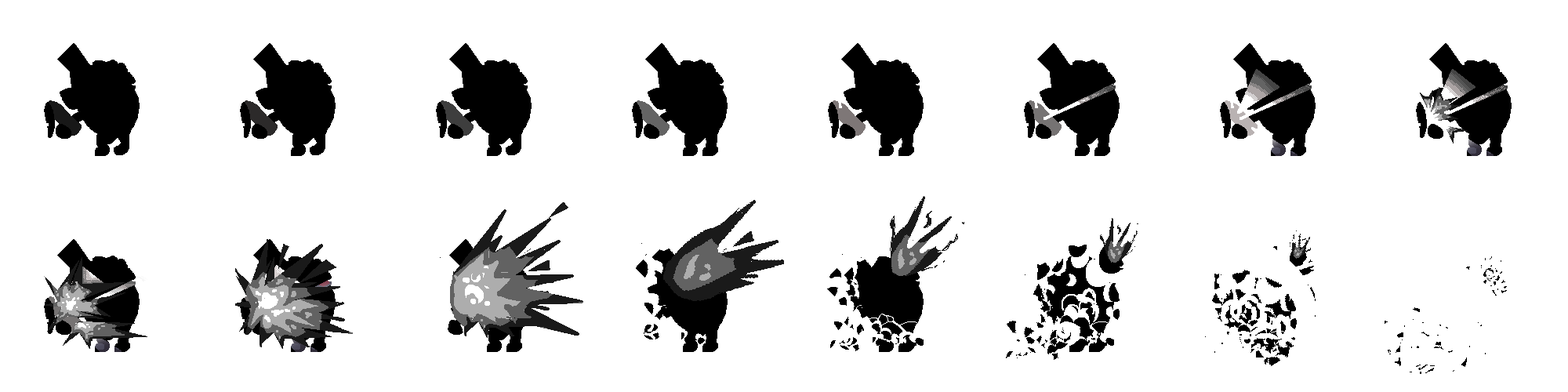
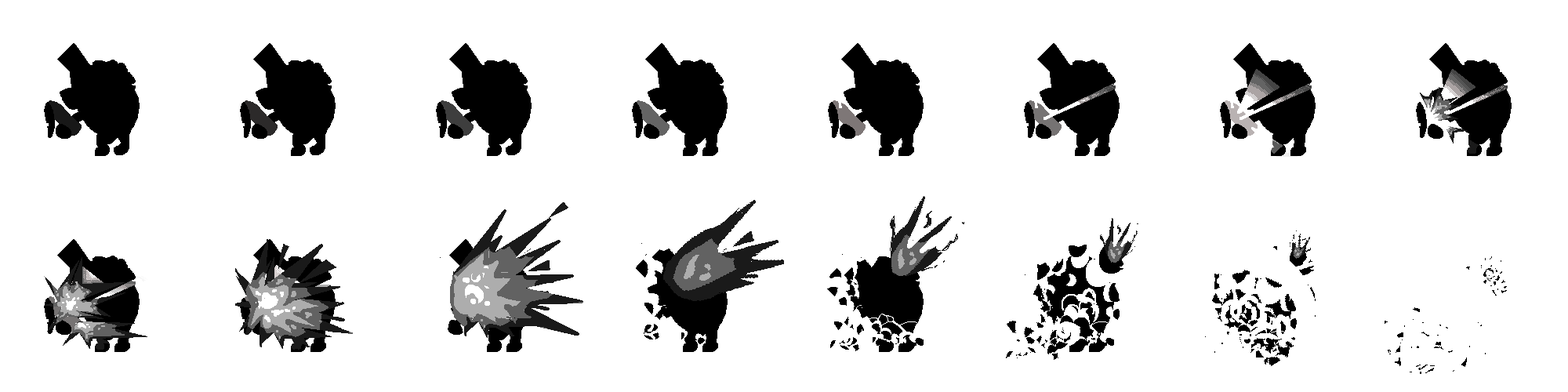
Comparing the layer stacks of the two w=1568, h=392 images. Changes:
painted on "Paint Layer 1" over [94, 138, 1494, 353]
